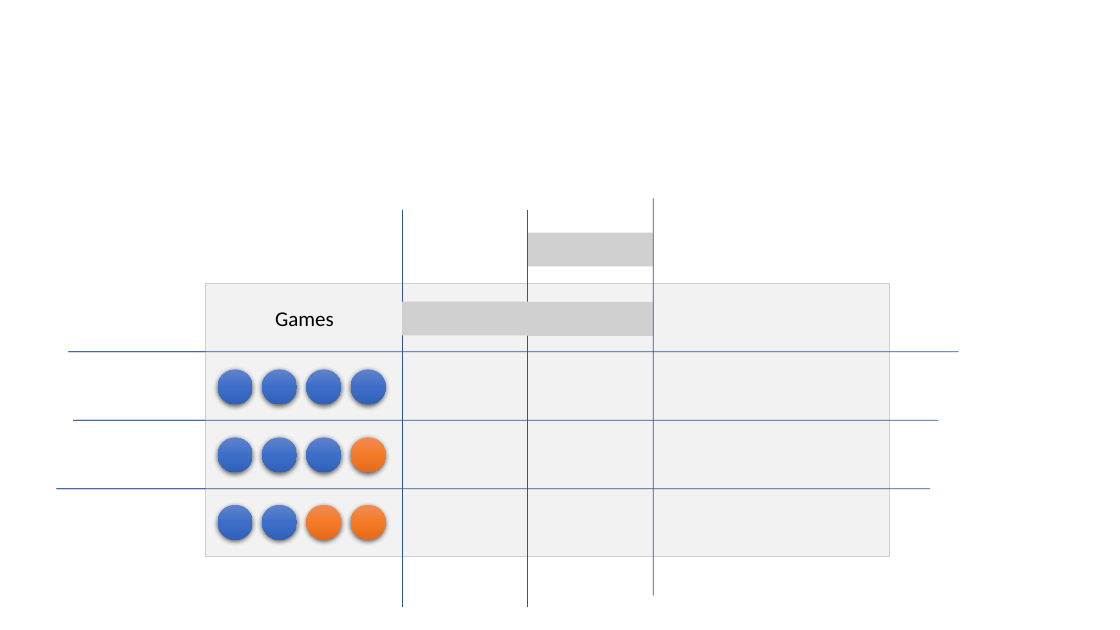
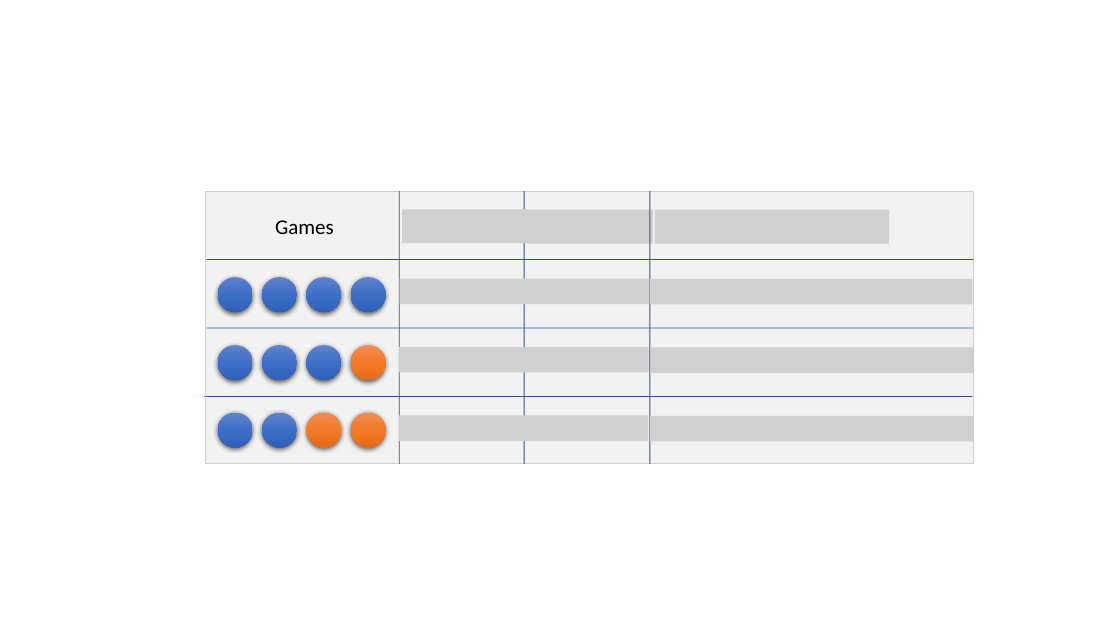
Before and after one commit to deflagg/ArtificialNeuralNetworkStudy, a slide deck: slide 20 of ANN Diagram.pptx. Drawn at 1120x630 pixels with LibreOffice and Linux fonts; fonts in the diff are those of the drawing; grey boxes stand for pictures. Boxes give left, top, right and bottom in pixels: in the first picture for what was removed or moved away, otherwise in the second. Text is boxed around its words. In the diff, an @@ line names an element or a change of style, - is before the commit and + after.

```diff
--- a/ANN Diagram.pptx
+++ b/ANN Diagram.pptx
@@ rectangle: place and size @@
-rectangle at (206, 284, 890, 557)
+rectangle at (206, 192, 974, 465)
@@ rectangle added at (206, 192, 890, 465), fill #F2F2F2, outline #D0CECE 1 pt @@
@@ rectangle: place and size @@
-rectangle at (402, 210, 403, 607)
+rectangle at (399, 192, 400, 465)
@@ picture added at (402, 209, 528, 243) @@
@@ rectangle: place and size @@
-rectangle at (527, 210, 528, 607)
+rectangle at (524, 192, 525, 465)
@@ rectangle: place and size @@
-rectangle at (653, 198, 654, 596)
+rectangle at (649, 192, 650, 465)
@@ picture removed at (528, 233, 654, 266) @@
@@ picture added at (528, 210, 654, 244) @@
@@ picture added at (655, 210, 890, 244) @@
@@ rectangle: place and size @@
-rectangle at (68, 351, 959, 352)
+rectangle at (207, 259, 974, 260)
@@ 16 ellipses, 1 text: place and size @@
-16 ellipses, 1 text at (218, 312, 386, 473)
+16 ellipses, 1 text at (218, 220, 386, 381)
@@ picture added at (400, 279, 525, 304) @@
@@ picture added at (524, 279, 649, 304) @@
@@ picture added at (650, 279, 973, 304) @@
@@ rectangle: place and size @@
-rectangle at (73, 420, 939, 421)
+rectangle at (207, 328, 974, 329)
@@ picture removed at (402, 302, 528, 335) @@
@@ picture removed at (528, 302, 654, 335) @@
@@ rectangle removed at (68, 351, 465, 352) @@
@@ picture added at (399, 347, 524, 372) @@
@@ picture added at (524, 347, 649, 372) @@
@@ picture added at (651, 348, 974, 373) @@
@@ rectangle: place and size @@
-rectangle at (56, 488, 930, 489)
+rectangle at (206, 397, 973, 397)
@@ 8 ellipses, 3 lines: place and size @@
-8 ellipses, 3 lines at (204, 351, 875, 540)
+8 ellipses, 3 lines at (204, 259, 875, 448)
@@ picture added at (399, 416, 524, 441) @@
@@ picture added at (523, 416, 649, 441) @@
@@ picture added at (650, 416, 975, 441) @@
@@ rectangle removed at (73, 420, 471, 421) @@
@@ rectangle removed at (56, 488, 454, 489) @@
```
Also in this commit, not shown: 3 other files.
